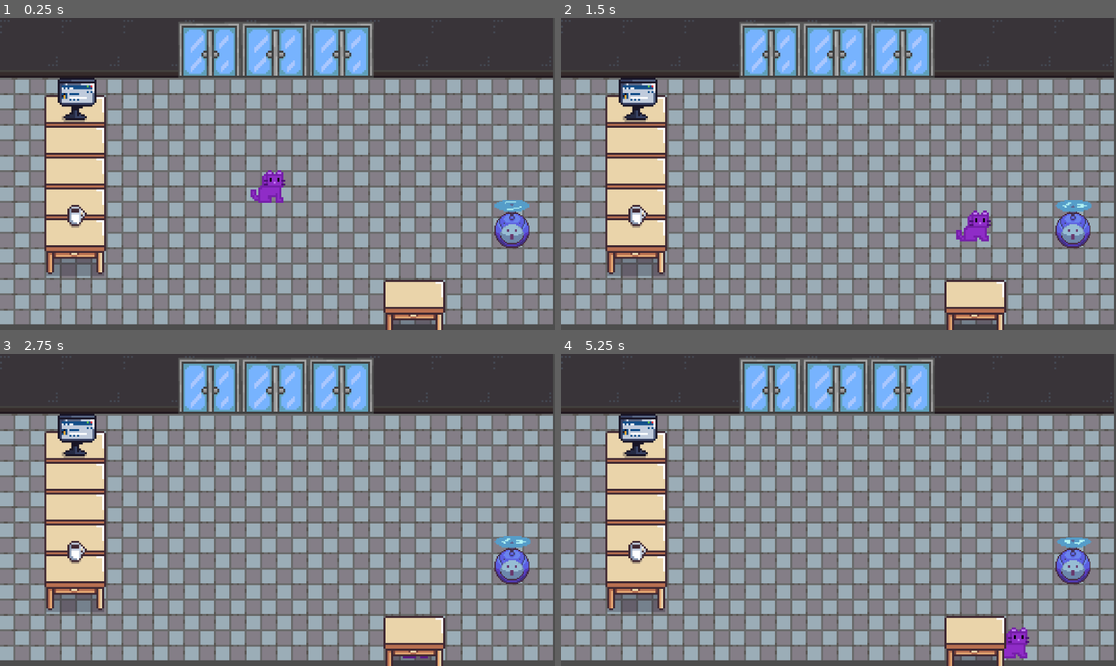
Above: before the commit, frames 1-4 (two rows, left to right).
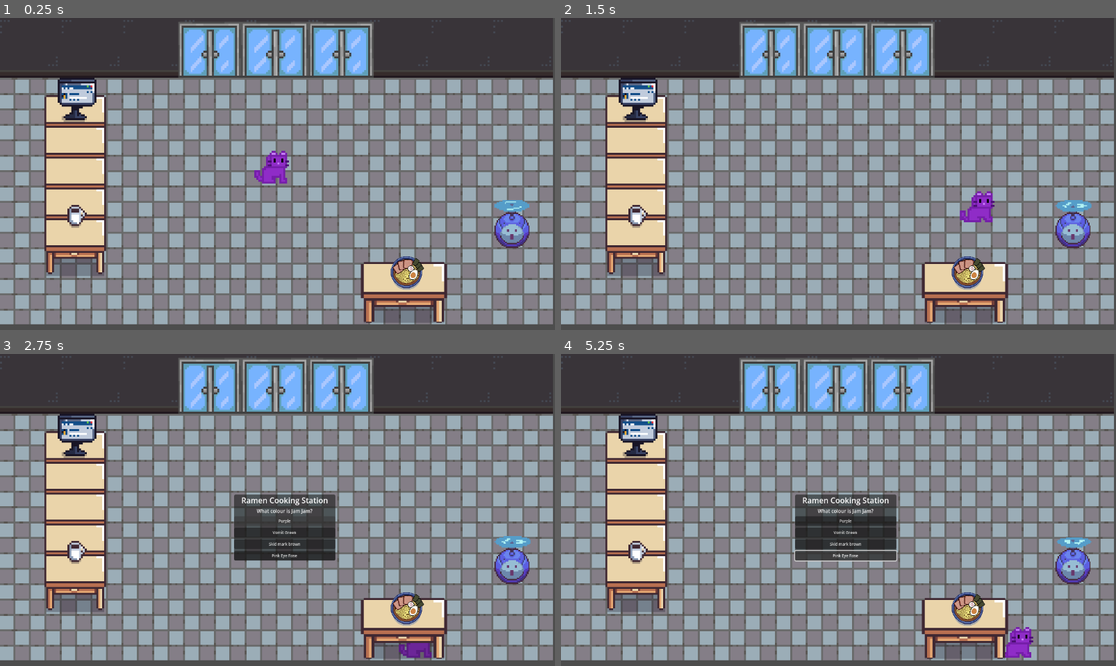
Above: after the commit, the same moments.

Repository: amypeng1/Jamhacks
Game: Godot game, scene res://scene/level1.tscn
Same seed, same stepped clock (60 frames per second), same inputs: the game is played once before the commit and once after it.
Inputs (mouse positions are in pixels of both pictures, inside the frame that each line leads up to):
- Up to frame 1 (0.25 s): no input
- Up to frame 2 (1.5 s): tap Enter (ui_accept) at 0.5, 0.6, 0.77, 1.07, 1.35 s; hold Right (move_right) 0.53-1.28 s; hold Down (ui_down) from 1.28 s (still down)
- Up to frame 3 (2.75 s): tap Enter (ui_accept) at 1.52, 1.82 s; release Down (ui_down) at 2 s; click (283, 522) at 2 s, where only the run after the commit has a clickable "Purple"
- Up to frame 4 (5.25 s): click (844, 531) at 2.75 s, where only the run after the commit has a clickable "Vomit Green"; click (844, 544) at 3.5 s, where only the run after the commit has a clickable "Skid mark brown"; click (844, 556) at 4.25 s, where only the run after the commit has a clickable "Pink Eye Rose"; hold Right (move_right) from 5.03 s (still down); tap Enter (ui_accept) at 5.1 s

The runs differ from the first frame. In frame 1, 3.5% of the frame differs, in the area x 45-81%, y 42-100%; in frame 2, 3.5%; in frame 3, 6.6%; in frame 4, 6.8%, in the area x 42-86%, y 44-100%.

Commit message:
added quiz and collisions for table

Diff:
--- a/assets/player/player.gd
+++ b/assets/player/player.gd
@@ -2,6 +2,7 @@
 
 @onready var sprite = $AnimatedSprite2D
 var a = 0
+var current_interactable: Area2D = null
 const SPEED = 100.0
 
 func _physics_process(_delta: float) -> void:
--- a/assets/player/player.tscn
+++ b/assets/player/player.tscn
@@ -1,8 +1,8 @@
 [gd_scene format=3 uid="uid://ni2xibxd8pmj"]
 
 [ext_resource type="Script" uid="uid://bg1xn5e6or10t" path="res://assets/player/player.gd" id="1_script"]
-[ext_resource type="Texture2D" uid="uid://csxgjr5v5843f" path="res://assets/player/cat idle (1).png" id="2_v2miy"]
-[ext_resource type="Texture2D" uid="uid://vgd7ckfr34t" path="res://assets/player/catt1.png" id="3_ouxva"]
+[ext_resource type="Texture2D" uid="uid://csxgjr5v5843f" path="res://assets/sprites/cat idle (1).png" id="2_v2miy"]
+[ext_resource type="Texture2D" uid="uid://vgd7ckfr34t" path="res://assets/sprites/catt1.png" id="3_ouxva"]
 
 [sub_resource type="AtlasTexture" id="AtlasTexture_d5dr7"]
 atlas = ExtResource("2_v2miy")
@@ -173,12 +173,13 @@
 }]
 
 [sub_resource type="RectangleShape2D" id="RectangleShape2D_box"]
-size = Vector2(16, 16)
+size = Vector2(14, 15.875)
 
 [node name="Player" type="CharacterBody2D" unique_id=112640665]
 script = ExtResource("1_script")
 
 [node name="AnimatedSprite2D" type="AnimatedSprite2D" parent="." unique_id=1369105075]
+position = Vector2(0, -5)
 sprite_frames = SubResource("SpriteFrames_bvphe")
 animation = &"runLeft"
 autoplay = "default"
@@ -186,5 +187,5 @@
 frame_progress = 0.20448652
 
 [node name="CollisionShape2D" type="CollisionShape2D" parent="." unique_id=1370531157]
-position = Vector2(-1, 4)
+position = Vector2(0, -0.0625)
 shape = SubResource("RectangleShape2D_box")
--- /dev/null
+++ b/assets/sprites/tscns/interactable_object.gd
@@ -0,0 +1,34 @@
+extends Area2D
+
+# Reference to the QuizPopup node in your level scene tree
+@onready var quiz_box: CanvasLayer = $"../Quiz Pop Up"
+
+func _ready() -> void:
+	body_entered.connect(_on_body_entered)
+	body_exited.connect(_on_body_exited)
+
+func _physics_process(_delta: float) -> void:
+	# Check if the player is currently standing in this table's area
+	if is_player_nearby():
+		# If they hit the Enter key
+		if Input.is_action_just_pressed("ui_accept"):
+			# Pop up the full quiz layout with your custom question!
+			quiz_box.open_quiz()
+
+func _on_body_entered(body: Node2D) -> void:
+	if body is CharacterBody2D:
+		body.current_interactable = self
+
+func _on_body_exited(body: Node2D) -> void:
+	if body is CharacterBody2D:
+		if body.current_interactable == self:
+			body.current_interactable = null
+			# Close the quiz panel automatically if they walk away from the table
+			quiz_box.close_quiz()
+
+# Helper function to check if this specific table is active in the player's memory
+func is_player_nearby() -> bool:
+	for body in get_overlapping_bodies():
+		if body is CharacterBody2D and body.current_interactable == self:
+			return true
+	return false
--- /dev/null
+++ b/assets/sprites/tscns/interactable_object.tscn
@@ -0,0 +1,29 @@
+[gd_scene format=3 uid="uid://tpuywsgggthu"]
+
+[ext_resource type="Texture2D" uid="uid://cm2n0w5lrhmnq" path="res://assets/sprites/spritesheet.png" id="1_yyaqj"]
+[ext_resource type="Texture2D" uid="uid://uqie8m2mxtej" path="res://assets/sprites/ramen.png" id="2_cjkln"]
+
+[sub_resource type="RectangleShape2D" id="RectangleShape2D_cjkln"]
+size = Vector2(44.25, 30.375)
+
+[node name="Interactable Object" type="Area2D" unique_id=1460916073]
+
+[node name="Sprite2D" type="Sprite2D" parent="." unique_id=922041419]
+position = Vector2(-1.1920929e-07, -1.1920929e-07)
+scale = Vector2(1.3983886, 1.1096609)
+texture = ExtResource("1_yyaqj")
+region_enabled = true
+region_rect = Rect2(0, 0, 34, 29.5)
+
+[node name="Sprite2D2" type="Sprite2D" parent="." unique_id=2121936077]
+position = Vector2(-1.1920929e-07, -1.1920929e-07)
+scale = Vector2(1.3983886, 1.1096609)
+
+[node name="Ramen" type="Sprite2D" parent="." unique_id=2054437245]
+position = Vector2(0, -9.999999)
+scale = Vector2(0.05062332, 0.052871615)
+texture = ExtResource("2_cjkln")
+
+[node name="CollisionShape2D" type="CollisionShape2D" parent="." unique_id=510934917]
+position = Vector2(-1.125, -0.1875)
+shape = SubResource("RectangleShape2D_cjkln")
--- /dev/null
+++ b/assets/sprites/tscns/quiz_pop_up.gd
@@ -0,0 +1,13 @@
+extends CanvasLayer
+
+func _ready() -> void:
+	# Hide the quiz box by default when the level starts
+	visible = false
+
+# Show the box and set the text
+func open_quiz() -> void:
+	visible = true
+
+# Hide the box when the player leaves
+func close_quiz() -> void:
+	visible = false
--- /dev/null
+++ b/assets/sprites/tscns/quiz_pop_up.tscn
@@ -0,0 +1,61 @@
+[gd_scene format=3 uid="uid://cgfm6vhrdkeb0"]
+
+[ext_resource type="Script" uid="uid://yc2jb34rvlu0" path="res://assets/sprites/tscns/quiz_pop_up.gd" id="1_h2mee"]
+
+[sub_resource type="LabelSettings" id="LabelSettings_6do1q"]
+font_size = 10
+
+[sub_resource type="SystemFont" id="SystemFont_8tx08"]
+
+[node name="Quiz Pop Up" type="CanvasLayer" unique_id=1318982126]
+script = ExtResource("1_h2mee")
+
+[node name="PanelContainer" type="PanelContainer" parent="." unique_id=1158892272]
+anchors_preset = 8
+anchor_left = 0.5
+anchor_top = 0.5
+anchor_right = 0.5
+anchor_bottom = 0.5
+offset_left = -90.0
+offset_top = -20.5
+offset_right = 120.0
+offset_bottom = 93.0
+grow_horizontal = 2
+grow_vertical = 2
+
+[node name="VBoxContainer" type="VBoxContainer" parent="PanelContainer" unique_id=1362490510]
+layout_mode = 2
+
+[node name="Label" type="Label" parent="PanelContainer/VBoxContainer" unique_id=1327937328]
+layout_mode = 2
+text = "Ramen Cooking Station"
+horizontal_alignment = 1
+max_lines_visible = 1
+
+[node name="Label2" type="Label" parent="PanelContainer/VBoxContainer" unique_id=1454797940]
+layout_mode = 2
+text = "What colour is Jam Jam?"
+label_settings = SubResource("LabelSettings_6do1q")
+horizontal_alignment = 1
+vertical_alignment = 1
+
+[node name="Option A" type="Button" parent="PanelContainer/VBoxContainer" unique_id=632647883]
+layout_mode = 2
+theme_override_font_sizes/font_size = 8
+text = "Purple"
+
+[node name="Option B" type="Button" parent="PanelContainer/VBoxContainer" unique_id=669138337]
+layout_mode = 2
+theme_override_font_sizes/font_size = 8
+text = "Vomit Green"
+
+[node name="Option C" type="Button" parent="PanelContainer/VBoxContainer" unique_id=378989421]
+layout_mode = 2
+theme_override_font_sizes/font_size = 8
+text = "Skid mark brown"
+
+[node name="Option D" type="Button" parent="PanelContainer/VBoxContainer" unique_id=461108038]
+layout_mode = 2
+theme_override_fonts/font = SubResource("SystemFont_8tx08")
+theme_override_font_sizes/font_size = 8
+text = "Pink Eye Rose"
--- a/scene/level1.tscn
+++ b/scene/level1.tscn
@@ -6,7 +6,10 @@
 [ext_resource type="Texture2D" uid="uid://bt55k4d3jewpk" path="res://assets/sprites/ballbot frames/ballpurple1.png" id="3_ldwqa"]
 [ext_resource type="Texture2D" uid="uid://bauaaxmxejr5x" path="res://assets/sprites/ballbot frames/ballpurple2.png" id="4_kjjd3"]
 [ext_resource type="Texture2D" uid="uid://dubopw3epcdra" path="res://assets/sprites/ballbot frames/ballpurple3.png" id="5_e6f45"]
+[ext_resource type="Script" uid="uid://bqiso8xyqw8sk" path="res://assets/sprites/tscns/interactable_object.gd" id="5_ldwqa"]
 [ext_resource type="Texture2D" uid="uid://ck63qoms2xkib" path="res://assets/sprites/ballbot frames/ballpurple4.png" id="6_3qsor"]
+[ext_resource type="PackedScene" uid="uid://tpuywsgggthu" path="res://assets/sprites/tscns/interactable_object.tscn" id="8_3ud3r"]
+[ext_resource type="PackedScene" uid="uid://cgfm6vhrdkeb0" path="res://assets/sprites/tscns/quiz_pop_up.tscn" id="10_kjjd3"]
 
 [sub_resource type="TileSetAtlasSource" id="TileSetAtlasSource_dbls1"]
 texture = ExtResource("1_ebr37")
@@ -57,8 +60,18 @@
 physics_layer_0/collision_layer = 1
 sources/0 = SubResource("TileSetAtlasSource_dbls1")
 
+[sub_resource type="WorldBoundaryShape2D" id="WorldBoundaryShape2D_ldwqa"]
+
+[sub_resource type="WorldBoundaryShape2D" id="WorldBoundaryShape2D_kjjd3"]
+distance = -143.0
+
+[sub_resource type="WorldBoundaryShape2D" id="WorldBoundaryShape2D_e6f45"]
+distance = -144.0
+
+[sub_resource type="WorldBoundaryShape2D" id="WorldBoundaryShape2D_3qsor"]
+
 [sub_resource type="RectangleShape2D" id="RectangleShape2D_5g16k"]
-size = Vector2(32, 92)
+size = Vector2(32, 85)
 
 [sub_resource type="TileSetAtlasSource" id="TileSetAtlasSource_xlg7c"]
 texture = ExtResource("1_ebr37")
@@ -116,19 +129,8 @@
 [sub_resource type="TileSet" id="TileSet_qpk70"]
 sources/0 = SubResource("TileSetAtlasSource_xlg7c")
 
-[sub_resource type="RectangleShape2D" id="RectangleShape2D_17rxn"]
-size = Vector2(288, 33)
-
-[sub_resource type="WorldBoundaryShape2D" id="WorldBoundaryShape2D_ym5sv"]
-normal = Vector2(-1, 0)
-distance = -265.0
-
-[sub_resource type="WorldBoundaryShape2D" id="WorldBoundaryShape2D_sng2h"]
-normal = Vector2(0.99986994, -0.016126934)
-distance = -24.013008
-
-[sub_resource type="WorldBoundaryShape2D" id="WorldBoundaryShape2D_yq8tf"]
-distance = 3.0
+[sub_resource type="RectangleShape2D" id="RectangleShape2D_ebr37"]
+size = Vector2(10, 4)
 
 [sub_resource type="SpriteFrames" id="SpriteFrames_yq8tf"]
 animations = [{
@@ -172,6 +174,26 @@
 tile_map_data = PackedByteArray("AAD3//v/AAAOAAIAAAD3//z/AAAOAAMAAAD4//v/AAAPAAIAAAD4//z/AAAPAAMAAAD5//v/AAAOAAIAAAD5// …(496 unchanged characters)…
 tile_set = SubResource("TileSet_33cqm")
 
+[node name="StaticBody2D" type="StaticBody2D" parent="TileMap/Wall" unique_id=1959783576]
+
+[node name="CollisionShape2D" type="CollisionShape2D" parent="TileMap/Wall/StaticBody2D" unique_id=102023826]
+position = Vector2(0, 81)
+shape = SubResource("WorldBoundaryShape2D_ldwqa")
+debug_color = Color(0.877009, 0, 0.3568316, 0.41960785)
+
+[node name="CollisionShape2D2" type="CollisionShape2D" parent="TileMap/Wall/StaticBody2D" unique_id=384837332]
+rotation = 1.5707964
+shape = SubResource("WorldBoundaryShape2D_kjjd3")
+
+[node name="CollisionShape2D3" type="CollisionShape2D" parent="TileMap/Wall/StaticBody2D" unique_id=387495336]
+rotation = -1.5707964
+shape = SubResource("WorldBoundaryShape2D_e6f45")
+
+[node name="CollisionShape2D4" type="CollisionShape2D" parent="TileMap/Wall/StaticBody2D" unique_id=851062772]
+position = Vector2(0, -47)
+rotation = 3.1415927
+shape = SubResource("WorldBoundaryShape2D_3qsor")
+
 [node name="CanvasGroup" type="CanvasGroup" parent="TileMap" unique_id=921062395]
 
 [node name="officedoor" type="Sprite2D" parent="TileMap/CanvasGroup" unique_id=737736166]
@@ -199,7 +221,7 @@
 z_index = 1
 y_sort_enabled = true
 use_parent_material = true
-tile_map_data = PackedByteArray("AAD5/wIAAAAAAAAAAAD5/wEAAAAAAAAAAAD5/wAAAAAAAAAAAAD5////AAAAAAAAAAD5//7/AAAAAAAAAAAEAAQAAAAAAAAAAAA=")
+tile_map_data = PackedByteArray("AAD5/wIAAAAAAAAAAAD5/wEAAAAAAAAAAAD5/wAAAAAAAAAAAAD5////AAAAAAAAAAD5//7/AAAAAAAAAAA=")
 tile_set = SubResource("TileSet_33cqm")
 
 [node name="deskstaticbody2d" type="StaticBody2D" parent="TileMap/desks" unique_id=1647059205]
@@ -207,7 +229,7 @@
 
 [node name="CollisionShape2D2" type="CollisionShape2D" parent="TileMap/desks/deskstaticbody2d" unique_id=526764644]
 y_sort_enabled = true
-position = Vector2(-104, 15)
+position = Vector2(-104, 11.5)
 shape = SubResource("RectangleShape2D_5g16k")
 
 [node name="Objects" type="TileMapLayer" parent="TileMap" unique_id=490558513]
@@ -216,34 +238,19 @@
 tile_map_data = PackedByteArray("AAD5//3/AAAGAAIAAAD5/wEAAAAAAAIAAAA=")
 tile_set = SubResource("TileSet_qpk70")
 
-[node name="wall static body" type="StaticBody2D" parent="TileMap" unique_id=82941994]
-
-[node name="CollisionShape2D" type="CollisionShape2D" parent="TileMap/wall static body" unique_id=1650029612]
-y_sort_enabled = true
-position = Vector2(0, -64.5)
-shape = SubResource("RectangleShape2D_17rxn")
-
-[node name="CollisionShape2D5" type="CollisionShape2D" parent="TileMap/wall static body" unique_id=251451504]
-y_sort_enabled = true
-position = Vector2(-120, 8)
-shape = SubResource("WorldBoundaryShape2D_ym5sv")
-
-[node name="CollisionShape2D4" type="CollisionShape2D" parent="TileMap/wall static body" unique_id=447280406]
-y_sort_enabled = true
-position = Vector2(-120, 8)
-shape = SubResource("WorldBoundaryShape2D_sng2h")
-
-[node name="CollisionShape2D3" type="CollisionShape2D" parent="TileMap/wall static body" unique_id=1006786350]
-y_sort_enabled = true
-position = Vector2(-2, 82)
-shape = SubResource("WorldBoundaryShape2D_yq8tf")
-
 [node name="player" parent="TileMap" unique_id=772841815 instance=ExtResource("3_kjjd3")]
-position = Vector2(-2, 5)
+
+[node name="CollisionShape2D2" type="CollisionShape2D" parent="TileMap/player" unique_id=2006233251]
+position = Vector2(-7, -1)
+shape = SubResource("RectangleShape2D_ebr37")
 
 [node name="Camera2D" type="Camera2D" parent="." unique_id=1205471000]
 position = Vector2(1, 2)
 zoom = Vector2(4, 4)
+
+[node name="Interactable Object" parent="." unique_id=1460916073 instance=ExtResource("8_3ud3r")]
+position = Vector2(68, 63)
+script = ExtResource("5_ldwqa")
 
 [node name="AnimatedSprite2D2" type="AnimatedSprite2D" parent="." unique_id=2114664910]
 y_sort_enabled = true
@@ -257,3 +264,6 @@
 [node name="CollisionShape2D" type="CollisionShape2D" parent="AnimatedSprite2D2/StaticBody2D" unique_id=537120458]
 position = Vector2(1.1920929e-07, 6.0800033)
 shape = SubResource("CircleShape2D_17rxn")
+
+[node name="Quiz Pop Up" parent="." unique_id=1318982126 instance=ExtResource("10_kjjd3")]
+visible = false
Binary file added: assets/sprites/ramen.png
Not shown, added: assets/sprites/ramen.png.import
Not shown, added: assets/sprites/tscns/interactable_object.gd.uid
Not shown, added: assets/sprites/tscns/quiz_pop_up.gd.uid
